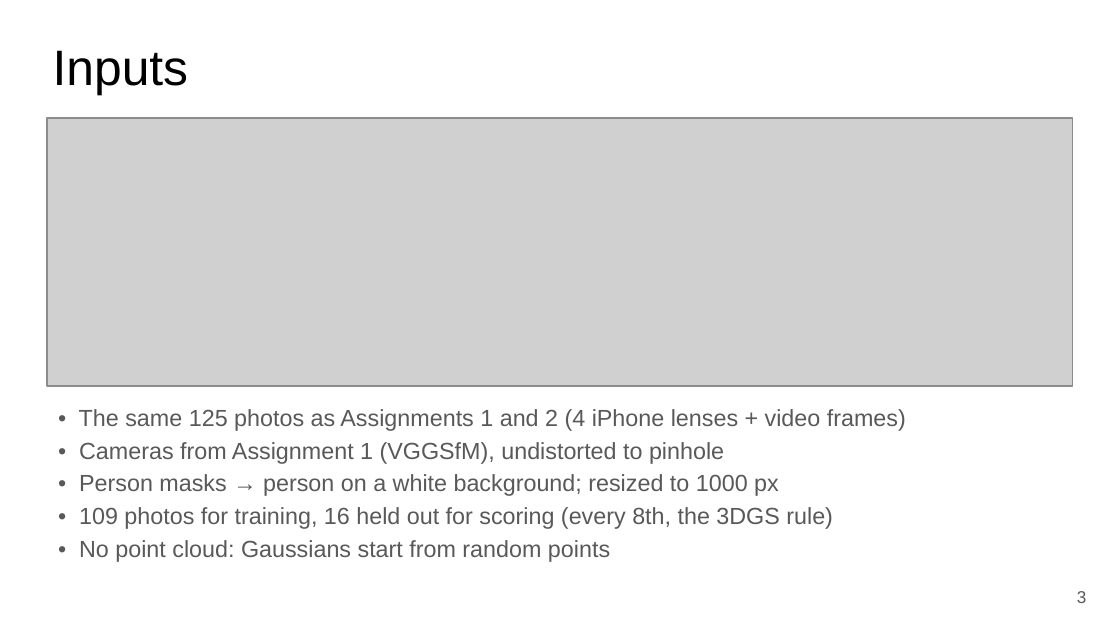
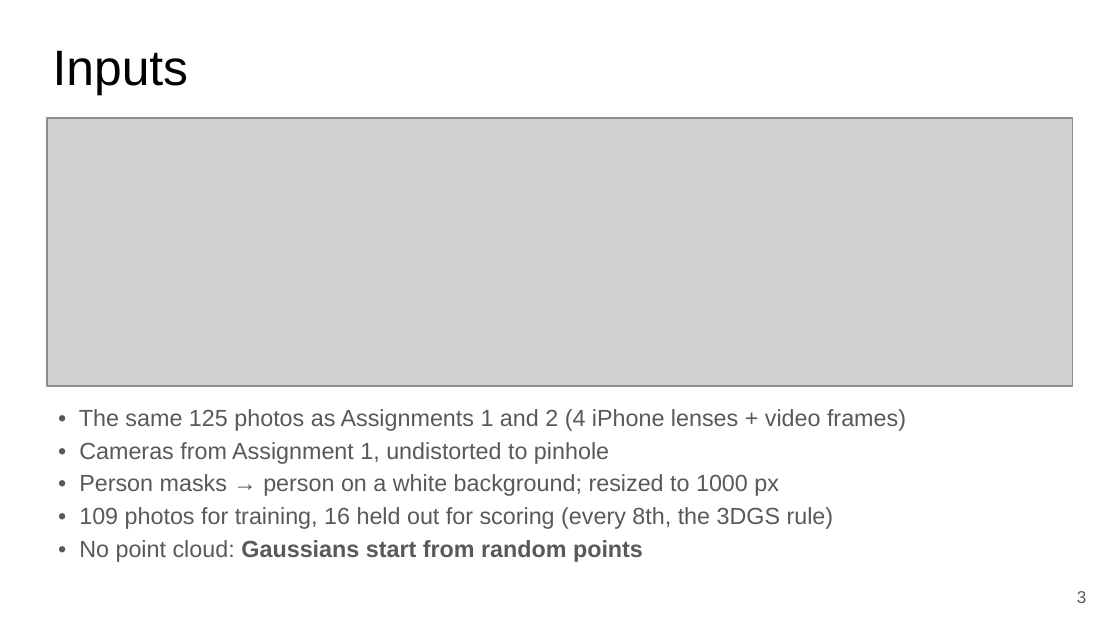
Before and after one commit to anas2908/cv802_assignment_3, a slide deck: slide 3 of docs/slides/CV802_SP3_novel_view_synthesis.pptx. Drawn at 1120x630 pixels with LibreOffice and Linux fonts; fonts in the diff are those of the drawing; grey boxes stand for pictures. Boxes give left, top, right and bottom in pixels: in the first picture for what was removed or moved away, otherwise in the second. Text is boxed around its words. In the diff, an @@ line names an element or a change of style, - is before the commit and + after.

```diff
--- a/docs/slides/CV802_SP3_novel_view_synthesis.pptx
+++ b/docs/slides/CV802_SP3_novel_view_synthesis.pptx
@@ text at <box>79,409,906,562</box>: bold on in "Gaussians start from random points"; less space between paragraphs @@
@@ text at <box>79,442,609,464</box>: text changed @@
-• Cameras from Assignment 1 (VGGSfM), undistorted to pinhole
+• Cameras from Assignment 1, undistorted to pinhole
```
Also in this commit, not shown: 14 other slides changed, 7 slides added, 1 slide removed, 5 other files.
